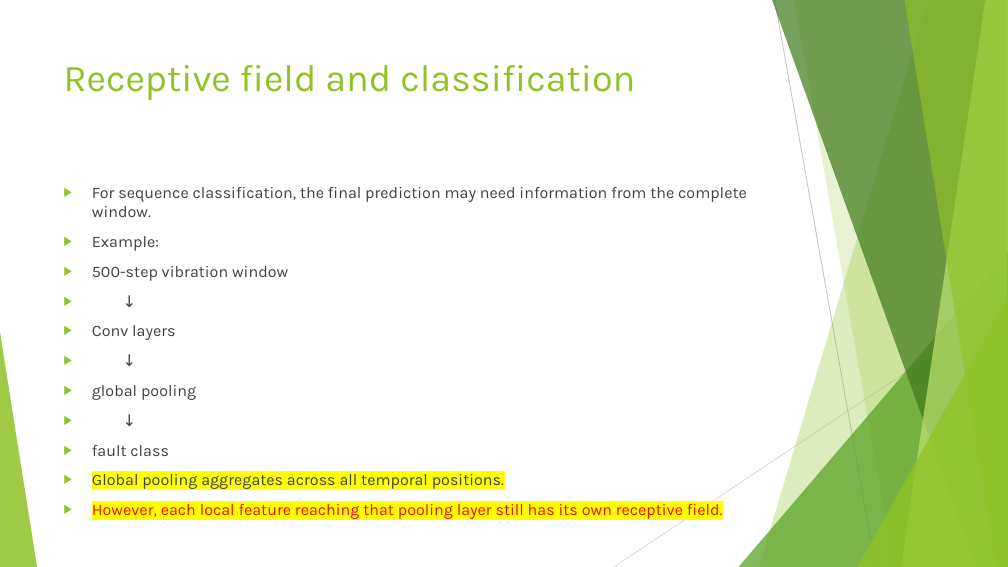
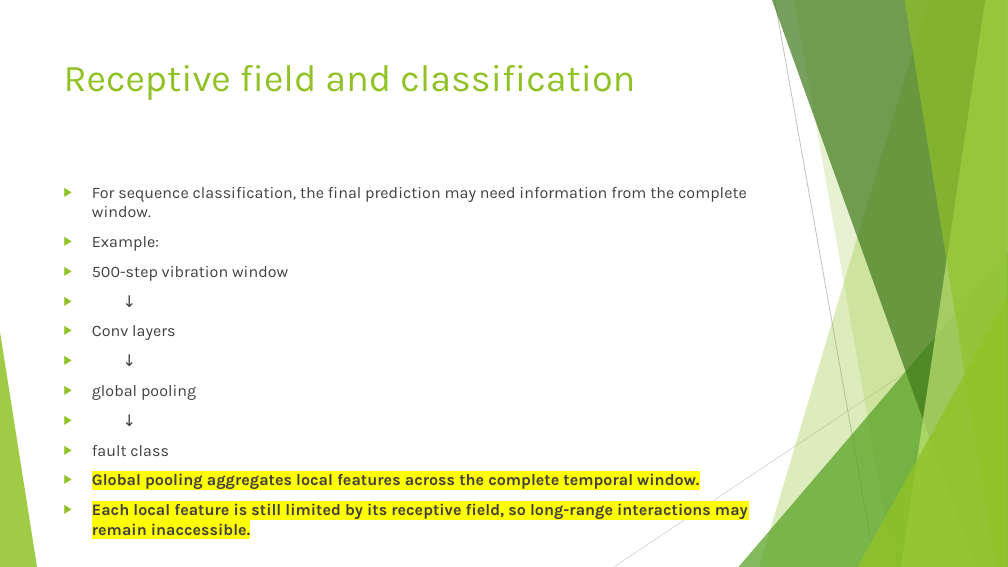
Before and after one commit to FranzGH/timeseries, a slide deck: slide 120 of Slides/05 CNNs.pptx. Drawn at 1008x567 pixels with LibreOffice and Linux fonts; fonts in the diff are those of the drawing. Boxes give left, top, right and bottom in pixels: in the first picture for what was removed or moved away, otherwise in the second. Text is boxed around its words. In the diff, an @@ line names an element or a change of style, - is before the commit and + after.

```diff
--- a/Slides/05 CNNs.pptx
+++ b/Slides/05 CNNs.pptx
@@ text at [92,473,748,535]: text changed; text colour #FF0000 to #404040; bold on @@
-▶ Global pooling aggregates across all temporal positions.
-▶ However, each local feature reaching that pooling layer still has its own receptive field.
+▶ Global pooling aggregates local features across the complete temporal window.
+▶ Each local feature is still limited by its receptive field, so long-range interactions may remain inaccessible.
```
Also in this commit, not shown: 64 other slides changed, 20 slides added, 5 slides removed, 1 other file.
